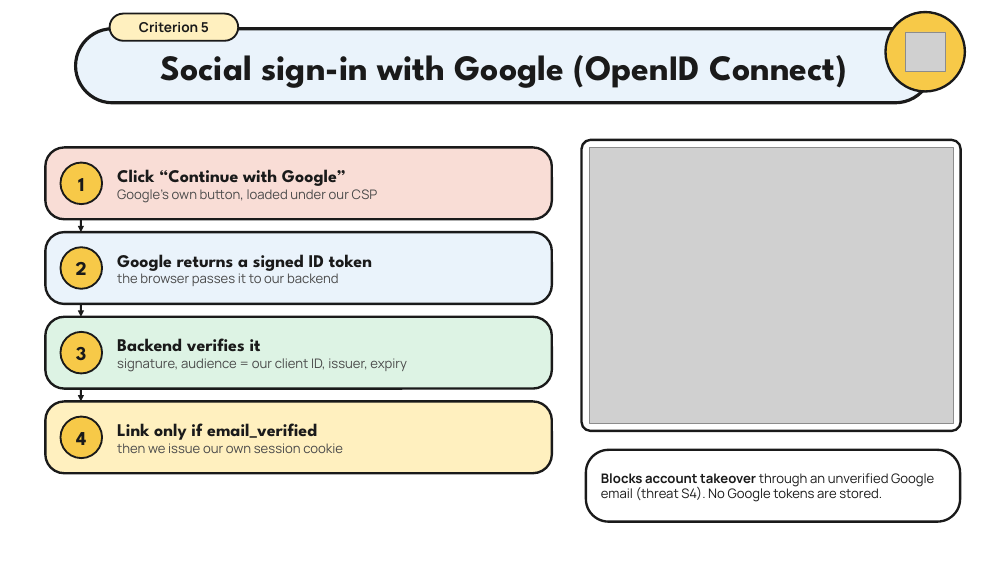
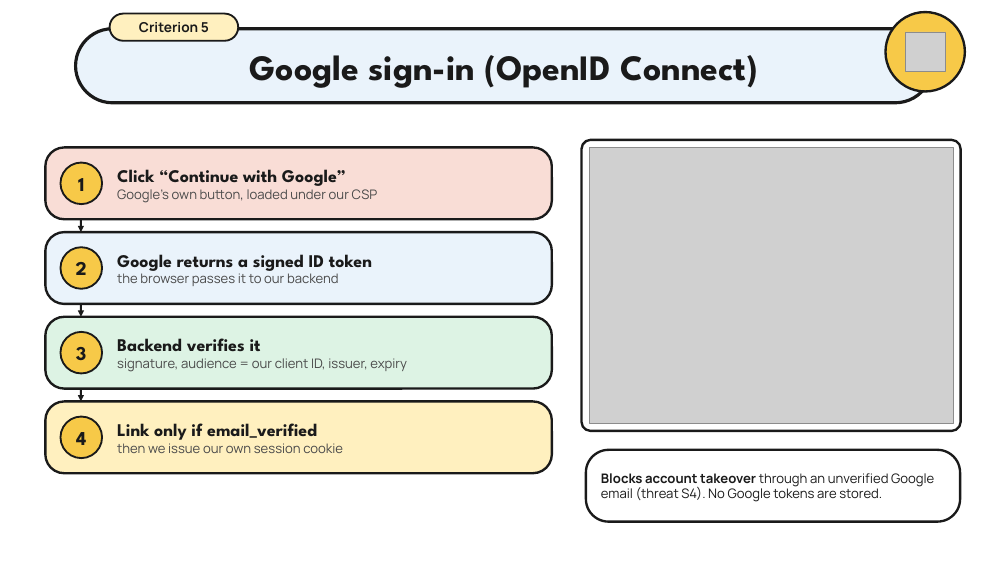
Before and after one commit to PhomMaiWai/TorFinder, a slide deck: slide 8 of docs/slides/torfinder-security-slides.pptx. Drawn at 1008x567 pixels with LibreOffice and Linux fonts; fonts in the diff are those of the drawing; grey boxes stand for pictures; background and template pictures are left out. Boxes give left, top, right and bottom in pixels: in the first picture for what was removed or moved away, otherwise in the second. Text is boxed around its words. In the diff, an @@ line names an element or a change of style, - is before the commit and + after.

```diff
--- a/docs/slides/torfinder-security-slides.pptx
+++ b/docs/slides/torfinder-security-slides.pptx
@@ text at [250,55,758,88]: text changed @@
-Social sign-in with Google (OpenID Connect)
+Google sign-in (OpenID Connect)
```
Also in this commit, not shown: 3 other slides changed.
